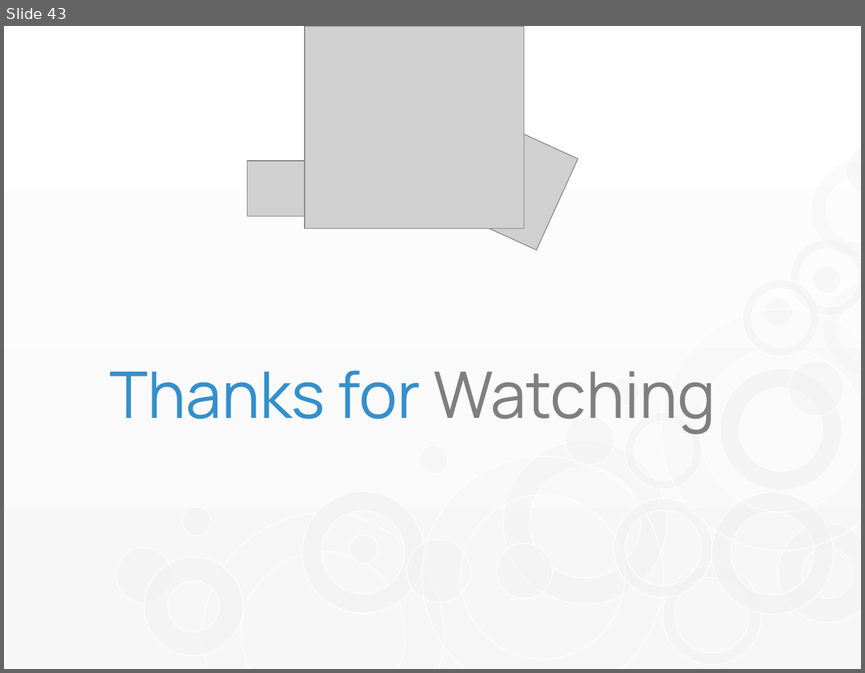
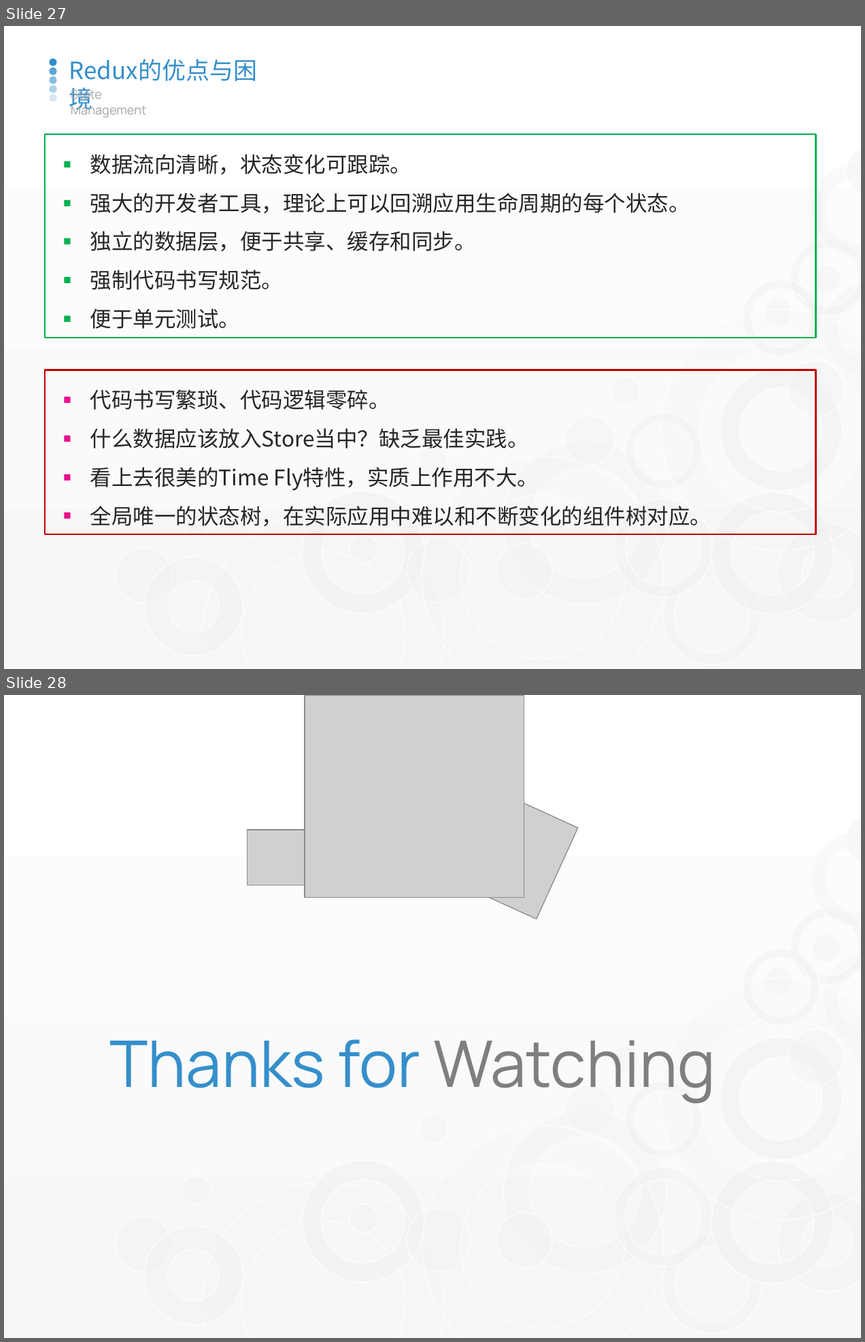
Before and after one commit to watermoonlx/playground-v2, a slide deck: ppt/RxJS & NgRxj.pptx. Shown one above the other, each under a label of ours: slide 43 before the commit, slides 27 and 28 after it. The pictures are 865x673 and 865x1342 pixels, drawn with LibreOffice and Linux fonts; fonts in the diff are those of the drawing; grey boxes stand for pictures. Boxes give left, top, right and bottom in pixels: in the first picture for what was removed or moved away, otherwise in the second. Text is boxed around its words. In the diff, an @@ line names an element or a change of style, - is before the commit and + after.

```diff
--- a/ppt/RxJS & NgRxj.pptx
+++ b/ppt/RxJS & NgRxj.pptx
@@ slide 27 added at (x1=4, y1=26, x2=861, y2=669), background gradient #FFFFFF to #F7F7F7; not listed: 28 template elements that a slide beside it also shows @@
@@ group added at (x1=50, y1=59, x2=57, y2=101): 5 ellipses @@
@@ text added at (x1=60, y1=52, x2=290, y2=89), 20 pt, text #358FCB @@
+Redux的优点与困境
@@ text added at (x1=71, y1=87, x2=147, y2=118), 10.5 pt, text #A6A6A6 @@
+State Management
@@ rectangle added at (x1=45, y1=134, x2=816, y2=337), outline #00B050 1.5 pt, 18 pt, text #262626 @@
+■ 数据流向清晰，状态变化可跟踪。
+■ 强大的开发者工具，理论上可以回溯应用生命周期的每个状态。
+■ 独立的数据层，便于共享、缓存和同步。
+■ 强制代码书写规范。
+■ 便于单元测试。
@@ rectangle added at (x1=45, y1=369, x2=816, y2=534), outline #C00000 1.5 pt, 18 pt, text #262626 @@
+■ 代码书写繁琐、代码逻辑零碎。
+■ 什么数据应该放入Store当中？缺乏最佳实践。
+■ 看上去很美的Time Fly特性，实质上作用不大。
+■ 全局唯一的状态树，在实际应用中难以和不断变化的组件树对应。
@@ what was slide 43 is now slide 28 @@
```
Also in this commit, not shown: 4 slides changed, 6 other slides added, 22 slides removed, 13 other files.
